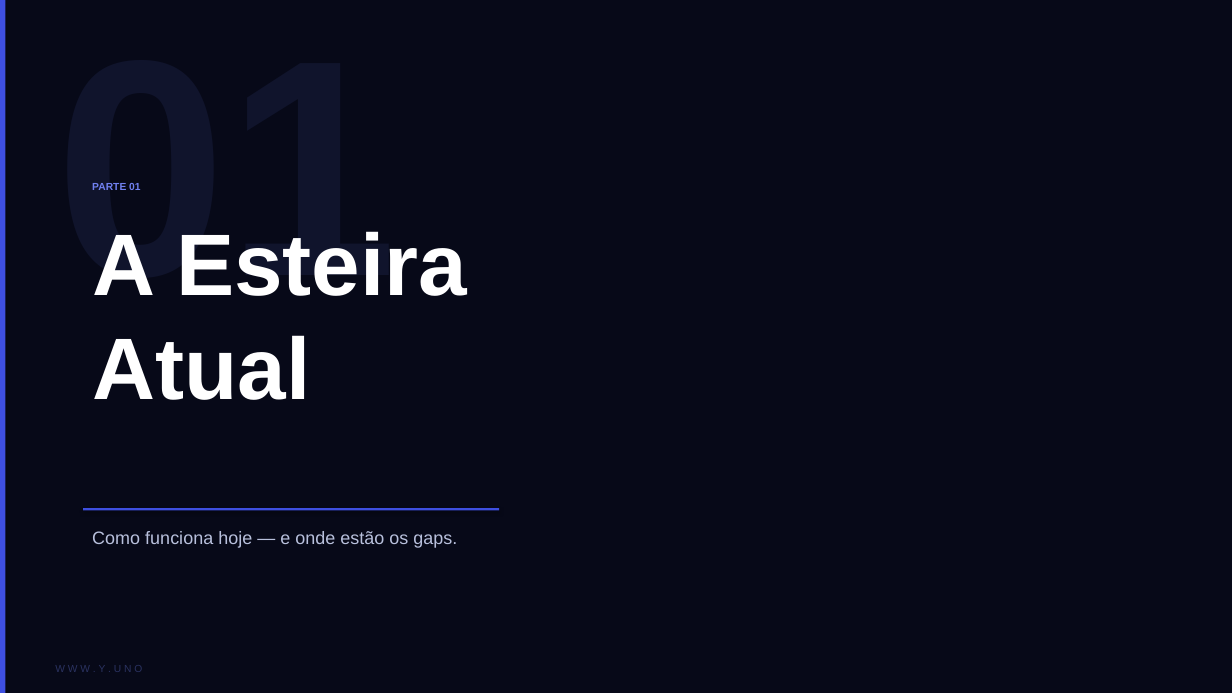
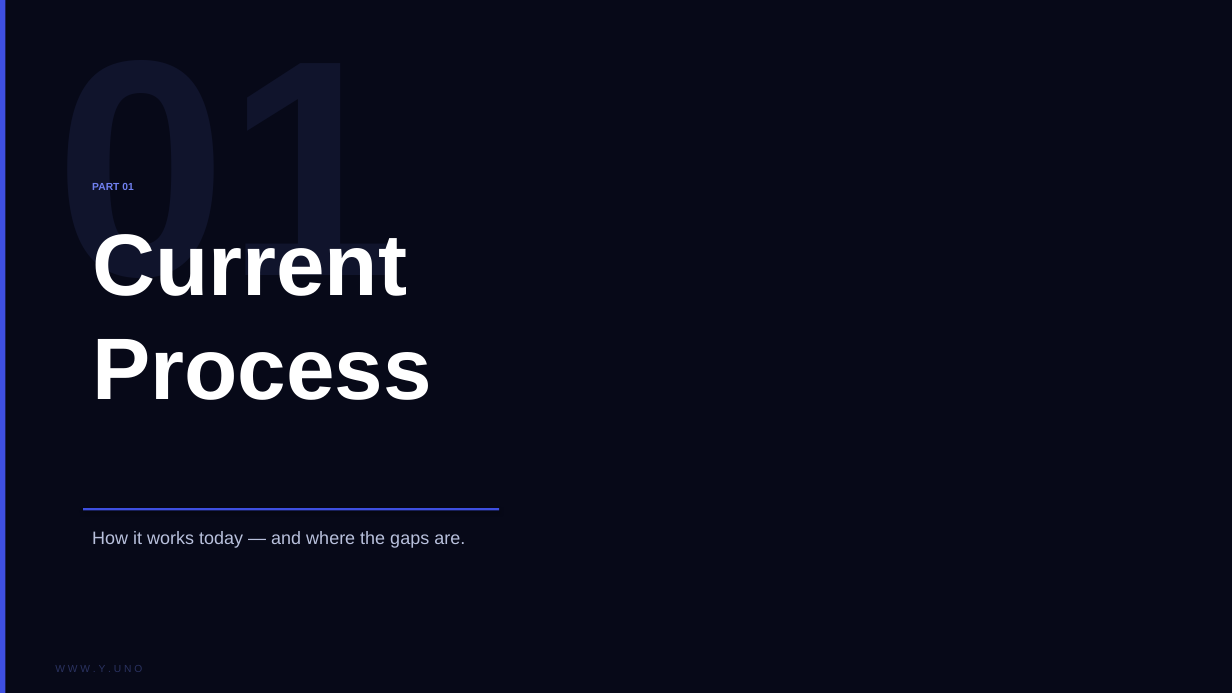
Before and after one commit to andyarapedrosa/yuno-sdk-demos, a slide deck: slide 2 of SE_Process_AsIs_ToBe.pptx. Drawn at 1232x693 pixels with LibreOffice and Linux fonts; fonts in the diff are those of the drawing. Boxes give left, top, right and bottom in pixels: in the first picture for what was removed or moved away, otherwise in the second. Text is boxed around its words. In the diff, an @@ line names an element or a change of style, - is before the commit and + after.

```diff
--- a/SE_Process_AsIs_ToBe.pptx
+++ b/SE_Process_AsIs_ToBe.pptx
@@ text at [92, 183, 133, 190]: text changed @@
-PARTE 01
+PART 01
@@ text at [92, 234, 431, 400]: text changed @@
-A Esteira
-Atual
+Current
+Process
@@ text at [92, 531, 465, 548]: text changed @@
-Como funciona hoje — e onde estão os gaps.
+How it works today — and where the gaps are.
```
Also in this commit, not shown: 11 other slides changed.
